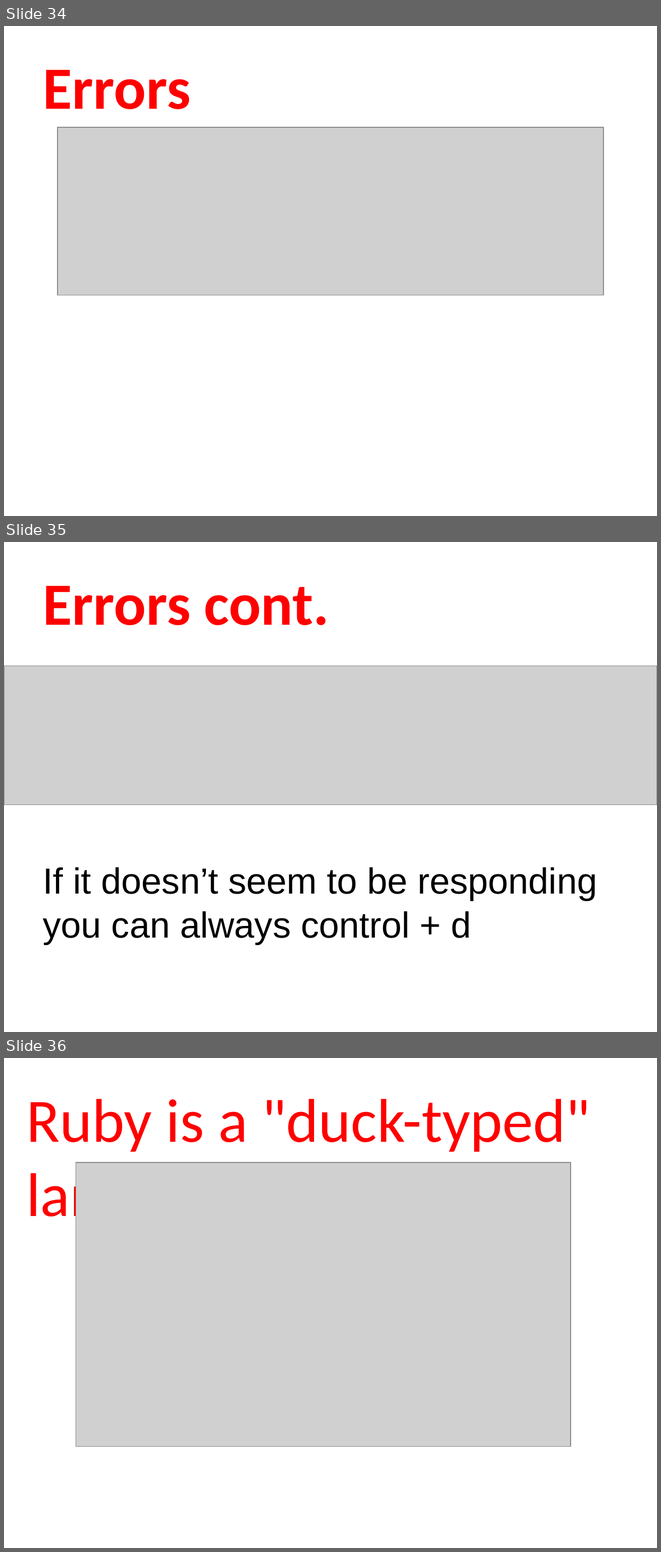
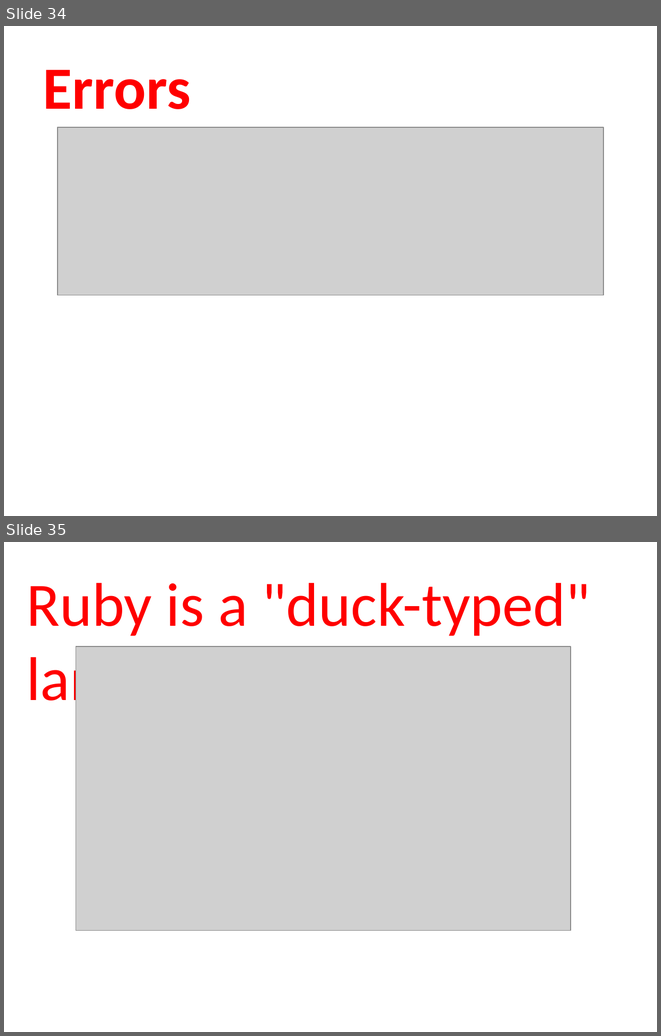
Before and after one commit to humanitiesprogramming/slides, a slide deck: 2017/python/B Done - ish/Python Programming Concepts I.pptx. Shown one above the other, each under a label of ours: slides 34, 35 and 36 before the commit, slides 34 and 35 after it. The pictures are 661x1552 and 661x1036 pixels, drawn with LibreOffice and Linux fonts; fonts in the diff are those of the drawing; grey boxes stand for pictures. Boxes give left, top, right and bottom in pixels: in the first picture for what was removed or moved away, otherwise in the second. Text is boxed around its words. In the diff, an @@ line names an element or a change of style, - is before the commit and + after.

```diff
--- a/2017/python/B Done - ish/Python Programming Concepts I.pptx
+++ b/2017/python/B Done - ish/Python Programming Concepts I.pptx
@@ slide 35 removed at (4, 542, 657, 1032), background #FFFFFF @@
@@ title removed at (43, 585, 329, 625) @@
-Errors cont.
@@ picture removed at (4, 666, 657, 805) @@
@@ text removed at (43, 867, 598, 944) @@
-If it doesn’t seem to be responding
-you can always control + d
@@ what was slide 36 is now slide 35 @@
```
Also in this commit, not shown: 1 slide changed.
